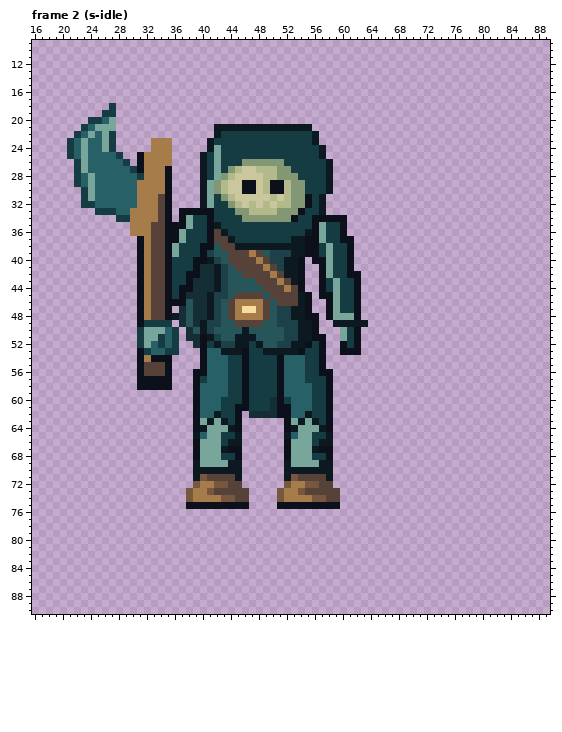
File history of a pixel-art file, art/enemy-tides-2.aseprite. Above is the file before it was changed.
96x96 pixels, 128 frames. Shown: frame 2 (s-idle): x 16..89, y 9..90. The commit also changed other frames, which this record leaves out.
The same view after the edit:
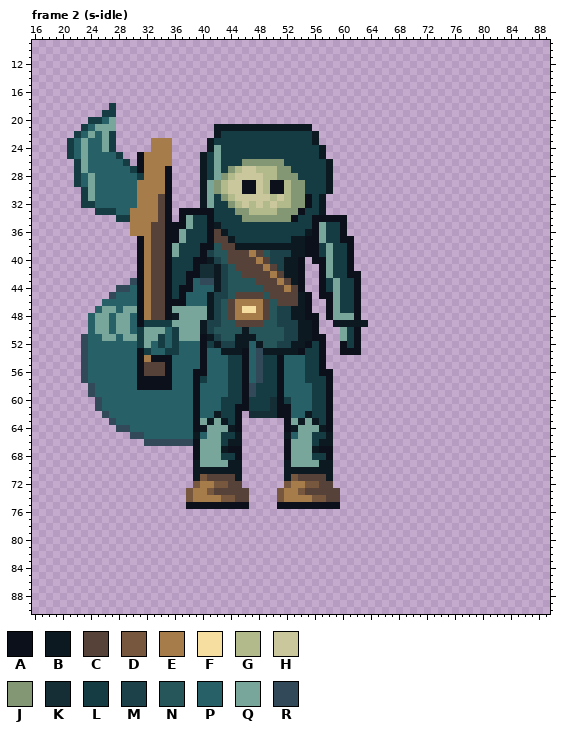
Palette (. is transparent): A #0b101b  B #0c1920  C #57423a  D #77573d  E #a77c4b  F #f6dda0  G #b2ba8b  H #c9c79b  J #839775  K #152d35  L #153b43  M #1c4148  N #26565a  P #286068  Q #79a69b  R #314958
The exact change:
Frame 2 (s-idle), layer "ink":
y 43: x 30 . -> R; x 39..41 KKK -> PRR
y 44: x 28..30 ... -> RRP; x 39..41 KKK -> PPP
y 45: x 27..30 .... -> RPPP; x 38..40 KKK -> PPP
y 46: x 26..30 ..... -> PPPPP; x 38..40 NKK -> PPP
y 47: x 25..30 ...... -> PQQPQQ; x 36..40 .KNKK -> QQQQQ
y 48: x 24..30 ....... -> PQQPQQP; x 37..40 KNKK -> QQQQ
y 49: x 24..30 ....... -> PQQPQQP; x 36..39 .KNK -> QQQQ
y 50: x 24..30 ....... -> PQQPQQP; x 37..39 .KN -> QQQ
y 51: x 23..30 ........ -> RPPQQPQQ; x 37..39 .KK -> QQQ
y 52: x 23..30 ........ -> RPPPPPPP; x 37..39 ..K -> PPP; x 47 L -> P
y 53: x 23..30 ........ -> RPPPPPPP; x 37..39 ... -> PPP; x 47..48 LL -> PR
y 54..55: x 23..30 ........ -> RPPPPPPP; x 36..39 .... -> PPPP; x 47..48 LL -> PR
y 56..57: x 23..30 ........ -> RPPPPPPP; x 36..38 ... -> PPP; x 47..48 LL -> PR
y 58: x 24..30 ....... -> RPPPPPP; x 36..38 ... -> PPP; x 47 L -> R
y 59: x 24..38 ............... -> RPPPPPPPPPPPPPP; x 47 L -> R
y 60..61: x 25..38 .............. -> RPPPPPPPPPPPPP
y 62: x 26..38 ............. -> RPPPPPPPPPPPP
y 63: x 27..38 ............ -> RPPPPPPPPPPP
y 64: x 28..38 ........... -> RRPPPPPPPPP
y 65: x 30..38 ......... -> RRPPPPPPP
y 66: x 32..38 ....... -> RRRRRRR
Pixel boxes of the changes (left, top, right, bottom) in both pictures:
changed: (81, 278, 214, 446)
changed: (249, 341, 263, 397)
